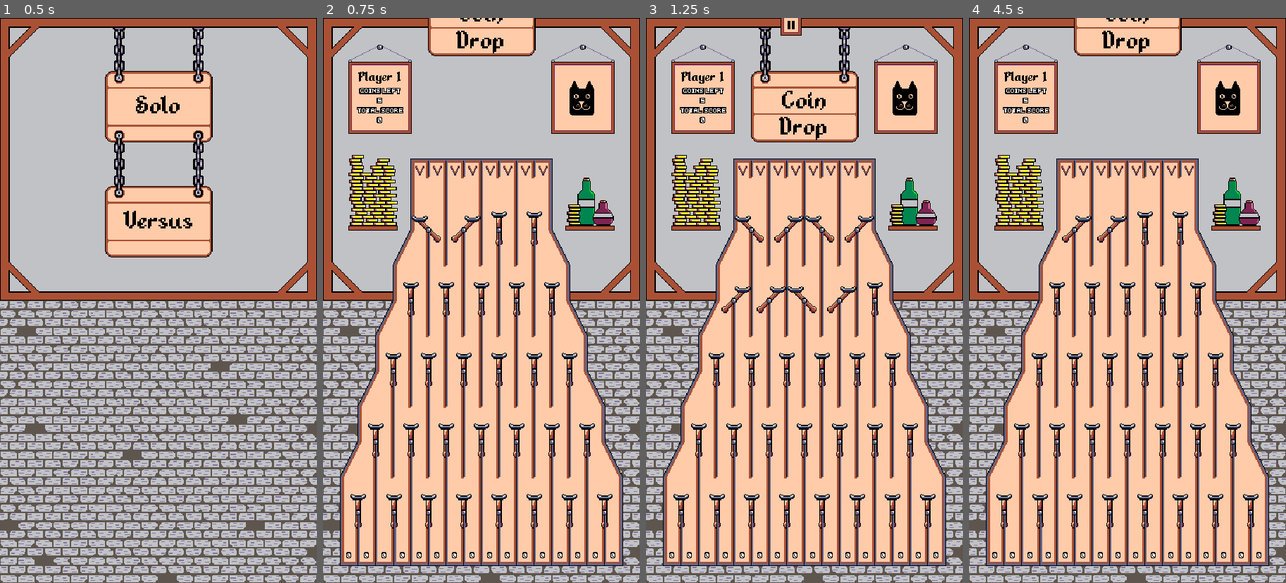
Above: before the commit, frames 1-4 (left to right).
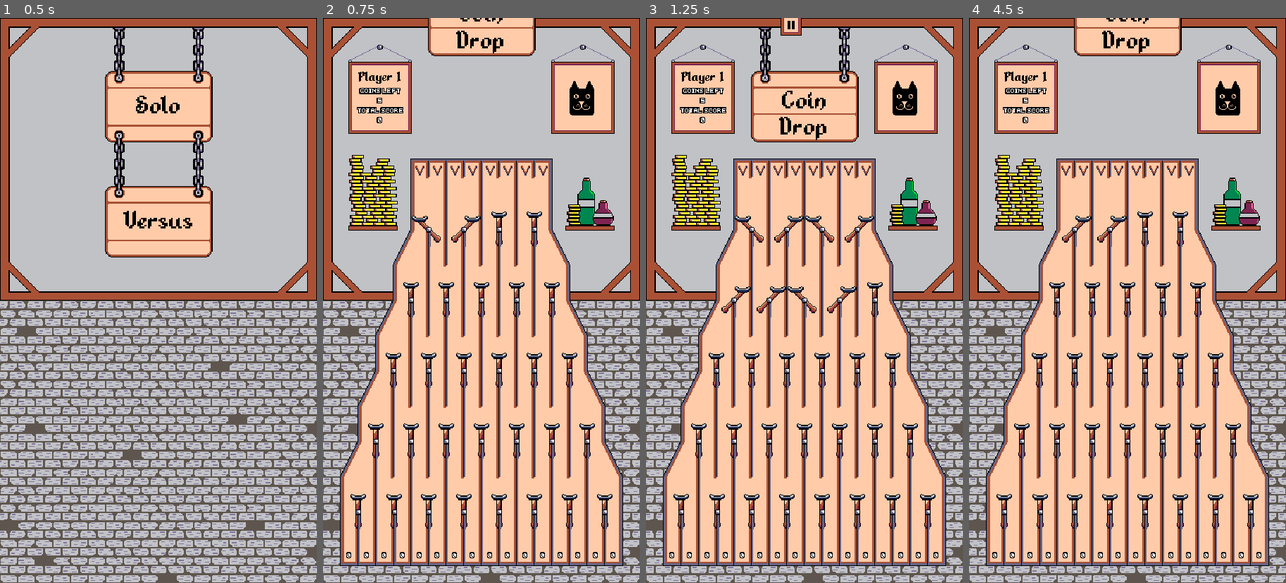
Above: after the commit, the same moments.

Repository: nico-bebop/Coin-Drop
Game: Godot game, scene res://menu/main_menu.tscn
Two runs of this game, one before a commit and one after it. Both use one fixed random seed, a clock stepped at 60 frames per second and the inputs below.
Inputs (mouse positions are in pixels of both pictures, inside the frame that each line leads up to):
- Up to frame 1 (0.5 s): no input
- Up to frame 2 (0.75 s): click "Solo" at 0.5 s
- Up to frame 3 (1.25 s): no input
- Up to frame 4 (4.5 s): move the mouse to (1064, 170) at 1.27 s; click (1064, 170) at 1.35 s; click (1140, 51) at 2 s; click (1140, 51) at 2.75 s; click (1140, 51) at 3.5 s; click "Yes" at 4.25 s

Frame 1 is identical in both runs. In frame 2, 0.5% of the frame differs, in the area x 10-90%, y 36-91%; in frame 3, 0.4%; in frame 4, 0.5%.

Commit message:
Blink animations before explosions

Diff:
--- /dev/null
+++ b/assets/effects/WhiterColorShader.gdshader
@@ -0,0 +1,14 @@
+shader_type canvas_item;
+
+uniform bool active = false;
+
+void fragment() {
+	vec4 previous_color = texture(TEXTURE, UV);
+	vec4 white_color = vec4(1.0, 1.0, 1.0, previous_color.a);
+	vec4 new_color = previous_color;
+
+	if(active) {
+		new_color = white_color;
+	}
+	COLOR = new_color;
+}
--- a/board/interactive_parts/switch.gd
+++ b/board/interactive_parts/switch.gd
@@ -25,7 +25,8 @@
 
 
 func destroy_switch():
-	#play explode animation
+	animation_player.play("Blink")
+	yield(animation_player, "animation_finished")
 	queue_free()
 
 
--- a/board/interactive_parts/switch.tscn
+++ b/board/interactive_parts/switch.tscn
@@ -1,11 +1,33 @@
-[gd_scene load_steps=8 format=2]
+[gd_scene load_steps=12 format=2]
 
 [ext_resource path="res://board/interactive_parts/switch.gd" type="Script" id=1]
 [ext_resource path="res://assets/sprites/game/switch.png" type="Texture" id=2]
-
+[ext_resource path="res://assets/effects/WhiterColorShader.gdshader" type="Shader" id=3]
+[ext_resource path="res://assets/sprites/game/notch.png" type="Texture" id=4]
+
+[sub_resource type="ShaderMaterial" id=7]
+resource_local_to_scene = true
+shader = ExtResource( 3 )
+shader_param/active = false
 
 [sub_resource type="RectangleShape2D" id=6]
 extents = Vector2( 6, 1 )
+
+[sub_resource type="Animation" id=8]
+resource_name = "Blink"
+length = 1.5
+tracks/0/type = "value"
+tracks/0/path = NodePath("Sprite:material:shader_param/active")
+tracks/0/interp = 1
+tracks/0/loop_wrap = true
+tracks/0/imported = false
+tracks/0/enabled = true
+tracks/0/keys = {
+"times": PoolRealArray( 0, 0.3, 0.6, 0.9, 1.2, 1.5 ),
+"transitions": PoolRealArray( 1, 1, 1, 1, 1, 1 ),
+"update": 1,
+"values": [ true, false, true, false, true, false ]
+}
 
 [sub_resource type="Animation" id=3]
 resource_name = "FlipToRight 2"
@@ -197,6 +219,18 @@
 "update": 0,
 "values": [ false ]
 }
+tracks/5/type = "value"
+tracks/5/path = NodePath("Sprite:material:shader_param/active")
+tracks/5/interp = 1
+tracks/5/loop_wrap = true
+tracks/5/imported = false
+tracks/5/enabled = true
+tracks/5/keys = {
+"times": PoolRealArray( 0 ),
+"transitions": PoolRealArray( 1 ),
+"update": 0,
+"values": [ false ]
+}
 
 [sub_resource type="RectangleShape2D" id=2]
 extents = Vector2( 3, 3 )
@@ -209,9 +243,14 @@
 orientation = "LEFT"
 
 [node name="Sprite" type="Sprite" parent="."]
+material = SubResource( 7 )
 texture = ExtResource( 2 )
 hframes = 5
 frame = 2
+
+[node name="Notch" type="Sprite" parent="."]
+position = Vector2( 0, 9 )
+texture = ExtResource( 4 )
 
 [node name="Head" type="CollisionShape2D" parent="."]
 position = Vector2( 0, -18 )
@@ -220,6 +259,7 @@
 
 [node name="AnimationPlayer" type="AnimationPlayer" parent="."]
 playback_speed = 2.5
+anims/Blink = SubResource( 8 )
 anims/FlipToLeft = SubResource( 3 )
 anims/FlipToRight = SubResource( 4 )
 anims/RESET = SubResource( 5 )
--- a/board/moving_parts/bomb.gd
+++ b/board/moving_parts/bomb.gd
@@ -1,14 +1,11 @@
 extends "res://board/moving_parts/ball.gd"
 
-const SPARK_POSITIONS = [Vector2(8, -6), Vector2(5, -6), Vector2(2, -8)]
+export(int) var ticks_left = 3
+export(bool) var ignited = false
 
-export(int) var ticks_left = 3
-
-var ignited = false
-
-onready var animated_sprite = $AnimatedSprite
 onready var label = $Label
 onready var spark = $Spark
+onready var animation_player = $AnimationPlayer
 onready var switch_collision = $SwitchCollision
 
 
@@ -19,13 +16,12 @@
 func tick():
 	if ignited:
 		ticks_left -= 1
-		update_label()
-		update_animation()
-	else:
-		ignite()
 
 	if ticks_left == 0:
 		explode()
+
+	update_label()
+	update_animation()
 
 
 func update_label():
@@ -35,22 +31,16 @@
 func update_animation():
 	match ticks_left:
 		3:
-			animated_sprite.frame = 0
-			spark.position = SPARK_POSITIONS[0]
+			animation_player.play("Ignited")
 		2:
-			animated_sprite.frame = 1
-			spark.position = SPARK_POSITIONS[1]
+			animation_player.play("HalfTime")
 		1:
-			animated_sprite.play("RedGlow")
-			spark.position = SPARK_POSITIONS[2]
-
-
-func ignite():
-	ignited = true
-	spark.emitting = true
+			animation_player.play("RedGlow")
 
 
 func explode():
+	animation_player.play("Blink")
+	yield(animation_player, "animation_finished")
 	get_colliding_switch().destroy_switch()
 	queue_free()
 
--- a/board/moving_parts/bomb.tscn
+++ b/board/moving_parts/bomb.tscn
@@ -1,38 +1,14 @@
-[gd_scene load_steps=11 format=2]
+[gd_scene load_steps=13 format=2]
 
 [ext_resource path="res://board/moving_parts/bomb.gd" type="Script" id=1]
 [ext_resource path="res://board/moving_parts/ball.tscn" type="PackedScene" id=2]
 [ext_resource path="res://assets/sprites/game/bomb.png" type="Texture" id=3]
 [ext_resource path="res://assets/effects/sparkle.tscn" type="PackedScene" id=4]
-
-[sub_resource type="AtlasTexture" id=1]
-atlas = ExtResource( 3 )
-region = Rect2( 32, 0, 16, 18 )
-
-[sub_resource type="AtlasTexture" id=2]
-atlas = ExtResource( 3 )
-region = Rect2( 48, 0, 16, 18 )
-
-[sub_resource type="AtlasTexture" id=3]
-atlas = ExtResource( 3 )
-region = Rect2( 0, 0, 16, 18 )
-
-[sub_resource type="AtlasTexture" id=4]
-atlas = ExtResource( 3 )
-region = Rect2( 16, 0, 16, 18 )
-
-[sub_resource type="SpriteFrames" id=6]
-animations = [ {
-"frames": [ SubResource( 1 ), SubResource( 2 ) ],
-"loop": true,
-"name": "RedGlow",
-"speed": 6.0
-}, {
-"frames": [ SubResource( 3 ), SubResource( 4 ) ],
-"loop": true,
-"name": "default",
-"speed": 5.0
-} ]
+[ext_resource path="res://assets/effects/WhiterColorShader.gdshader" type="Shader" id=5]
+
+[sub_resource type="ShaderMaterial" id=12]
+shader = ExtResource( 5 )
+shader_param/active = false
 
 [sub_resource type="ParticlesMaterial" id=7]
 emission_shape = 3
@@ -50,26 +26,219 @@
 hue_variation = 0.1
 hue_variation_random = 1.0
 
+[sub_resource type="Animation" id=13]
+resource_name = "Blink"
+length = 0.6
+tracks/0/type = "value"
+tracks/0/path = NodePath("Sprite:material:shader_param/active")
+tracks/0/interp = 1
+tracks/0/loop_wrap = true
+tracks/0/imported = false
+tracks/0/enabled = true
+tracks/0/keys = {
+"times": PoolRealArray( 0, 0.1, 0.2, 0.3, 0.4, 0.5 ),
+"transitions": PoolRealArray( 1, 1, 1, 1, 1, 1 ),
+"update": 1,
+"values": [ true, false, true, false, true, false ]
+}
+
+[sub_resource type="Animation" id=11]
+resource_name = "HalfTime"
+tracks/0/type = "value"
+tracks/0/path = NodePath("Sprite:frame")
+tracks/0/interp = 1
+tracks/0/loop_wrap = true
+tracks/0/imported = false
+tracks/0/enabled = true
+tracks/0/keys = {
+"times": PoolRealArray( 0 ),
+"transitions": PoolRealArray( 1 ),
+"update": 1,
+"values": [ 1 ]
+}
+tracks/1/type = "value"
+tracks/1/path = NodePath("Spark:position")
+tracks/1/interp = 1
+tracks/1/loop_wrap = true
+tracks/1/imported = false
+tracks/1/enabled = true
+tracks/1/keys = {
+"times": PoolRealArray( 1 ),
+"transitions": PoolRealArray( 1 ),
+"update": 0,
+"values": [ Vector2( 5, -6 ) ]
+}
+
+[sub_resource type="Animation" id=10]
+resource_name = "Ignited"
+length = 0.1
+loop = true
+tracks/0/type = "value"
+tracks/0/path = NodePath("Spark:emitting")
+tracks/0/interp = 1
+tracks/0/loop_wrap = true
+tracks/0/imported = false
+tracks/0/enabled = true
+tracks/0/keys = {
+"times": PoolRealArray( 0 ),
+"transitions": PoolRealArray( 1 ),
+"update": 1,
+"values": [ true ]
+}
+tracks/1/type = "value"
+tracks/1/path = NodePath("Spark:position")
+tracks/1/interp = 1
+tracks/1/loop_wrap = true
+tracks/1/imported = false
+tracks/1/enabled = true
+tracks/1/keys = {
+"times": PoolRealArray( 0 ),
+"transitions": PoolRealArray( 1 ),
+"update": 0,
+"values": [ Vector2( 8, -5 ) ]
+}
+tracks/2/type = "value"
+tracks/2/path = NodePath(".:ignited")
+tracks/2/interp = 1
+tracks/2/loop_wrap = true
+tracks/2/imported = false
+tracks/2/enabled = true
+tracks/2/keys = {
+"times": PoolRealArray( 0 ),
+"transitions": PoolRealArray( 1 ),
+"update": 1,
+"values": [ true ]
+}
+tracks/3/type = "value"
+tracks/3/path = NodePath("Sprite:frame")
+tracks/3/interp = 1
+tracks/3/loop_wrap = true
+tracks/3/imported = false
+tracks/3/enabled = true
+tracks/3/keys = {
+"times": PoolRealArray( 0 ),
+"transitions": PoolRealArray( 1 ),
+"update": 1,
+"values": [ 0 ]
+}
+
+[sub_resource type="Animation" id=9]
+length = 0.001
+tracks/0/type = "value"
+tracks/0/path = NodePath("Sprite:frame")
+tracks/0/interp = 1
+tracks/0/loop_wrap = true
+tracks/0/imported = false
+tracks/0/enabled = true
+tracks/0/keys = {
+"times": PoolRealArray( 0 ),
+"transitions": PoolRealArray( 1 ),
+"update": 0,
+"values": [ 0 ]
+}
+tracks/1/type = "value"
+tracks/1/path = NodePath("Spark:emitting")
+tracks/1/interp = 1
+tracks/1/loop_wrap = true
+tracks/1/imported = false
+tracks/1/enabled = true
+tracks/1/keys = {
+"times": PoolRealArray( 0 ),
+"transitions": PoolRealArray( 1 ),
+"update": 0,
+"values": [ false ]
+}
+tracks/2/type = "value"
+tracks/2/path = NodePath("Spark:position")
+tracks/2/interp = 1
+tracks/2/loop_wrap = true
+tracks/2/imported = false
+tracks/2/enabled = true
+tracks/2/keys = {
+"times": PoolRealArray( 0 ),
+"transitions": PoolRealArray( 1 ),
+"update": 0,
+"values": [ Vector2( 8, -5 ) ]
+}
+tracks/3/type = "value"
+tracks/3/path = NodePath(".:ignited")
+tracks/3/interp = 1
+tracks/3/loop_wrap = true
+tracks/3/imported = false
+tracks/3/enabled = true
+tracks/3/keys = {
+"times": PoolRealArray( 0 ),
+"transitions": PoolRealArray( 1 ),
+"update": 0,
+"values": [ false ]
+}
+tracks/4/type = "value"
+tracks/4/path = NodePath("Sprite:material:shader_param/active")
+tracks/4/interp = 1
+tracks/4/loop_wrap = true
+tracks/4/imported = false
+tracks/4/enabled = true
+tracks/4/keys = {
+"times": PoolRealArray( 0 ),
+"transitions": PoolRealArray( 1 ),
+"update": 0,
+"values": [ false ]
+}
+
+[sub_resource type="Animation" id=8]
+resource_name = "RedGlow"
+length = 0.3
+loop = true
+step = 0.05
+tracks/0/type = "value"
+tracks/0/path = NodePath("Sprite:frame")
+tracks/0/interp = 1
+tracks/0/loop_wrap = true
+tracks/0/imported = false
+tracks/0/enabled = true
+tracks/0/keys = {
+"times": PoolRealArray( 0, 0.15 ),
+"transitions": PoolRealArray( 1, 1 ),
+"update": 1,
+"values": [ 2, 3 ]
+}
+tracks/1/type = "value"
+tracks/1/path = NodePath("Spark:position")
+tracks/1/interp = 1
+tracks/1/loop_wrap = true
+tracks/1/imported = false
+tracks/1/enabled = true
+tracks/1/keys = {
+"times": PoolRealArray( 0 ),
+"transitions": PoolRealArray( 1 ),
+"update": 0,
+"values": [ Vector2( 2, -7 ) ]
+}
+
 [node name="Bomb" groups=["Bombs"] instance=ExtResource( 2 )]
 script = ExtResource( 1 )
 ticks_left = 3
-
-[node name="AnimatedSprite" type="AnimatedSprite" parent="." index="0"]
-position = Vector2( 0, -1 )
-frames = SubResource( 6 )
+ignited = false
+
+[node name="Sprite" type="Sprite" parent="." index="0"]
+material = SubResource( 12 )
+position = Vector2( 0, -2 )
+texture = ExtResource( 3 )
+hframes = 4
 
 [node name="Spark" parent="." index="1" instance=ExtResource( 4 )]
-position = Vector2( 8, -6 )
+position = Vector2( 8, -5 )
 amount = 4
 lifetime = 0.2
 explosiveness = 0.3
 process_material = SubResource( 7 )
 
-[node name="CollisionShape2D" parent="." index="2"]
-visible = false
-
-[node name="CollisionShape2D" parent="BallCollision" index="0"]
-visible = false
-
 [node name="CollisionShape2D" parent="SwitchCollision" index="0"]
 visible = false
+
+[node name="AnimationPlayer" type="AnimationPlayer" parent="." index="7"]
+anims/Blink = SubResource( 13 )
+anims/HalfTime = SubResource( 11 )
+anims/Ignited = SubResource( 10 )
+anims/RESET = SubResource( 9 )
+anims/RedGlow = SubResource( 8 )
Binary file changed: assets/sprites/game/notch.png
Binary file changed: assets/sprites/game/switch.png
